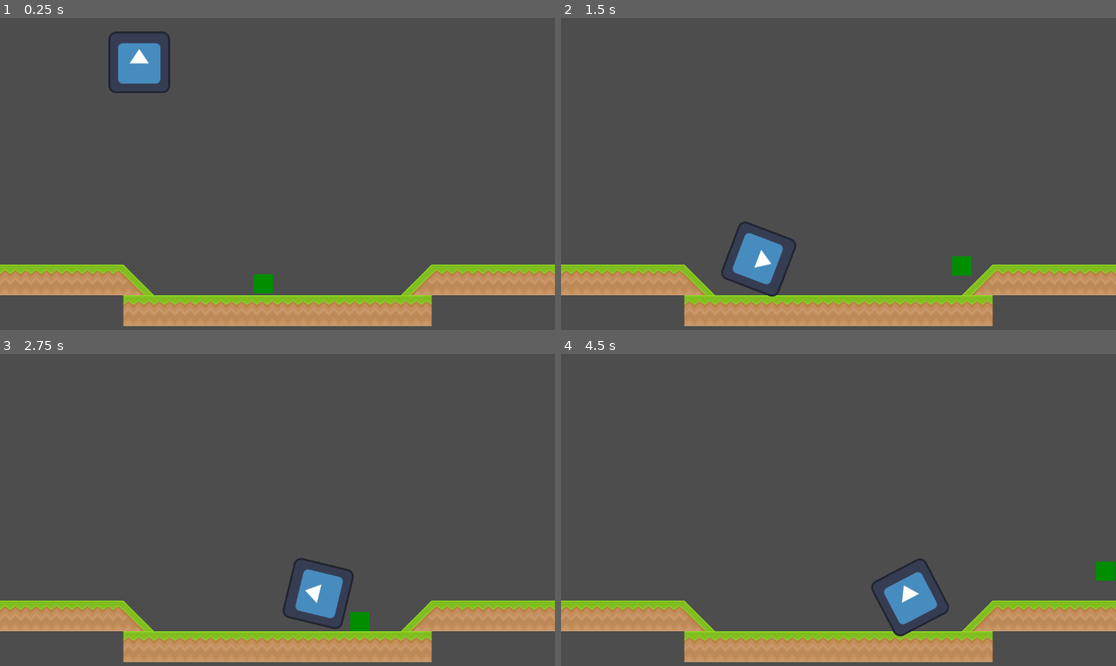
Above: before the commit, frames 1-4 (two rows, left to right).
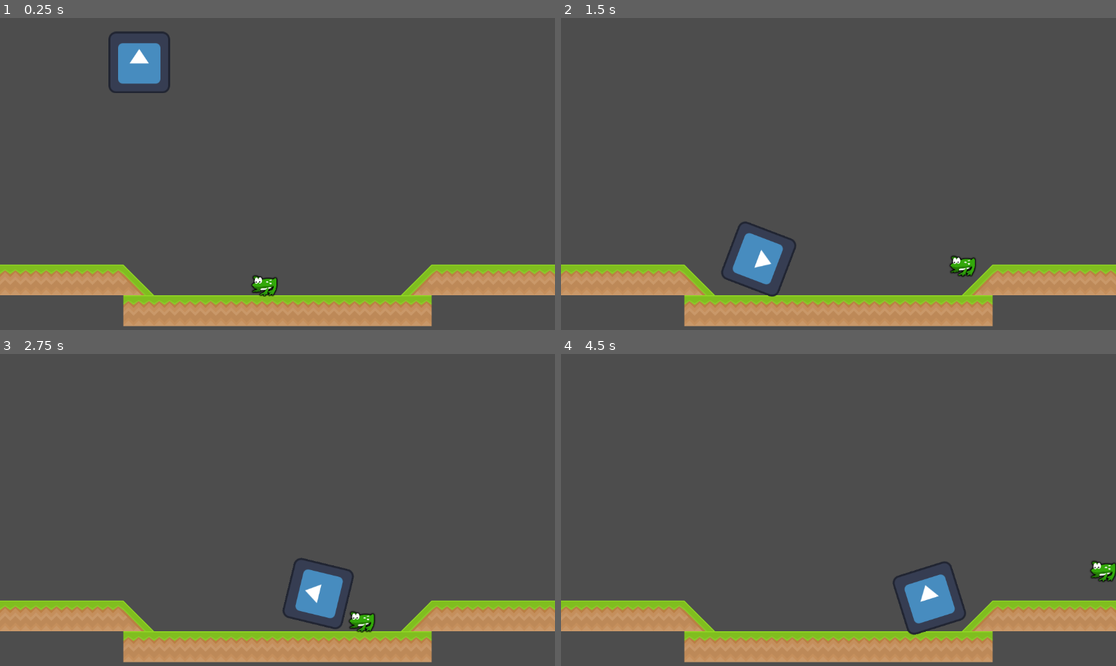
Above: after the commit, the same moments.

Repository: bsu-cs315/midsemester-jam-wright
Game: Godot game, scene res://world/world.tscn
Two runs of this game, one before a commit and one after it. Both use one fixed random seed, a clock stepped at 60 frames per second and the inputs below. The engine's default icon, where the game draws it, is replaced by a stand-in: a white triangle on a blue panel in a dark square.
Inputs:
- Up to frame 1 (0.25 s): no input
- Up to frame 2 (1.5 s): hold D (move_right) from 0.53 s (still down); tap W (jump) at 0.77 s
- Up to frame 3 (2.75 s): tap W (jump) at 1.52 s; release D (move_right) at 2.03 s; hold Left (move_left) from 2.03 s (still down)
- Up to frame 4 (4.5 s): release Left (move_left) at 2.78 s; hold D (move_right) 2.78-4.28 s; tap W (jump) at 3.02, 3.77 s; hold Left (move_left) from 4.28 s (still down)

The runs differ from the first frame. In frame 1, 0.3% of the frame differs, in the area x 45-51%, y 81-90%; in frame 2, 0.3%; in frame 3, 0.3%; in frame 4, 1.9%, in the area x 55-100%, y 65-91%.

Commit message:
Give frog a sprite sheet

Diff:
--- a/project4/frog/frog.tscn
+++ b/project4/frog/frog.tscn
@@ -1,19 +1,21 @@
-[gd_scene load_steps=3 format=3 uid="uid://cfw7l33k4wiw"]
+[gd_scene load_steps=4 format=3 uid="uid://cfw7l33k4wiw"]
 
 [ext_resource type="Script" path="res://frog/frog.gd" id="1_oatvh"]
+[ext_resource type="Texture2D" uid="uid://co3xlgk1ob31a" path="res://frog/PlayerSprite2.png" id="2_plrxo"]
 
-[sub_resource type="RectangleShape2D" id="RectangleShape2D_h4flw"]
-size = Vector2(40, 40)
+[sub_resource type="CapsuleShape2D" id="CapsuleShape2D_xhf4f"]
+radius = 18.0
+height = 50.0
 
 [node name="Frog" type="CharacterBody2D"]
 script = ExtResource("1_oatvh")
 
-[node name="ColorSquare" type="ColorRect" parent="."]
-offset_left = -20.0
-offset_top = -20.0
-offset_right = 20.0
-offset_bottom = 20.0
-color = Color(0, 0.552941, 0, 1)
+[node name="Frog" type="Sprite2D" parent="."]
+texture = ExtResource("2_plrxo")
+hframes = 4
+vframes = 2
 
 [node name="CollisionSquare" type="CollisionShape2D" parent="."]
-shape = SubResource("RectangleShape2D_h4flw")
+position = Vector2(2, 11)
+rotation = 1.5708
+shape = SubResource("CapsuleShape2D_xhf4f")
Binary file added: project4/frog/PlayerSprite2.png
Not shown, added: project4/frog/PlayerSprite2.png.import
Not shown, changed: README.md
